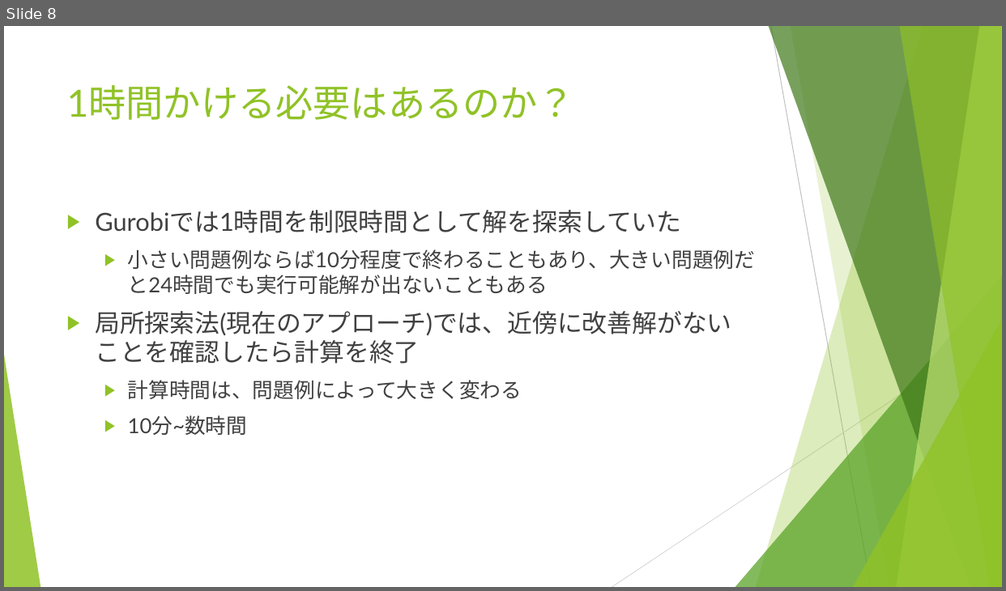
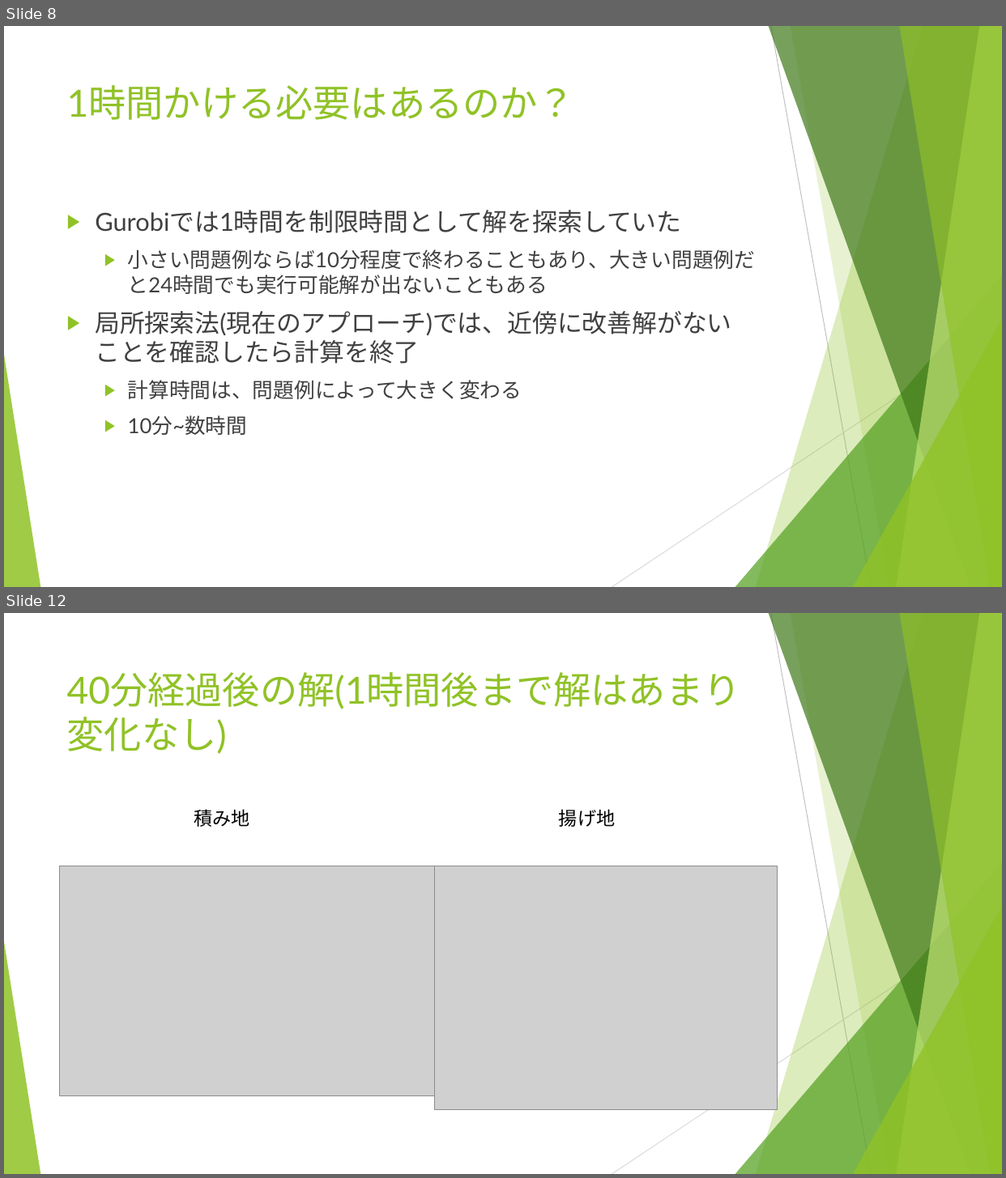
Before and after one commit to r-kurosu/kline_new, a slide deck: 11_30_共有資料.pptx. Shown one above the other, each under a label of ours: slide 8 before the commit, slides 8 and 12 after it; the slides between them are not shown. The pictures are 1006x591 and 1006x1178 pixels, drawn with LibreOffice and Linux fonts; fonts in the diff are those of the drawing; grey boxes stand for pictures. Boxes give left, top, right and bottom in pixels: in the first picture for what was removed or moved away, otherwise in the second. Text is boxed around its words. In the diff, an @@ line names an element or a change of style, - is before the commit and + after.

```diff
--- a/11_30_共有資料.pptx
+++ b/11_30_共有資料.pptx
@@ slide 12 added at (x1=4, y1=613, x2=1002, y2=1174), background #FFFFFF; not listed: 10 template elements that a slide beside it also shows @@
@@ title added at (x1=67, y1=672, x2=741, y2=709), 36 pt, text #90C226 @@
+40分経過後の解(1時間後まで解はあまり変化なし)
@@ text added at (x1=194, y1=809, x2=250, y2=827), 18 pt, text #000000 @@
+積み地
@@ text added at (x1=559, y1=809, x2=615, y2=827), 18 pt, text #000000 @@
+揚げ地
@@ picture added at (x1=59, y1=866, x2=434, y2=1096) @@
@@ picture added at (x1=434, y1=866, x2=778, y2=1110) @@
```
Also in this commit, not shown: 5 slides changed, 8 other slides added.
